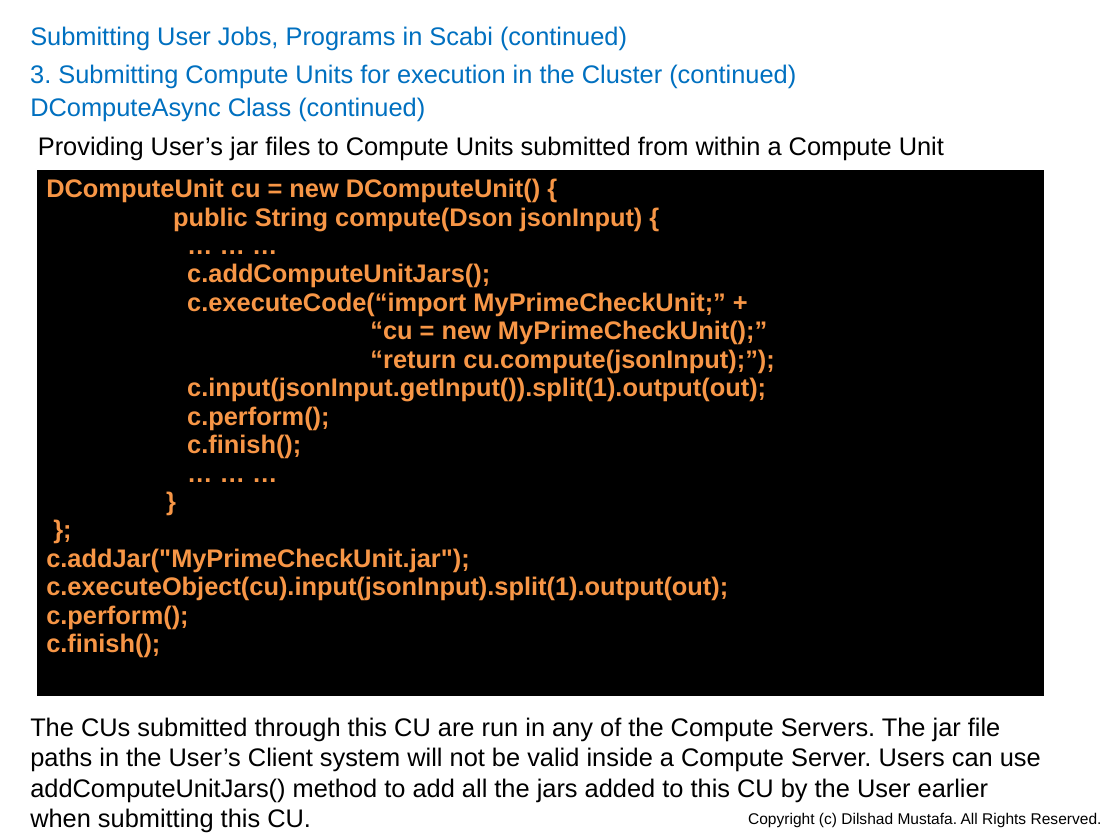
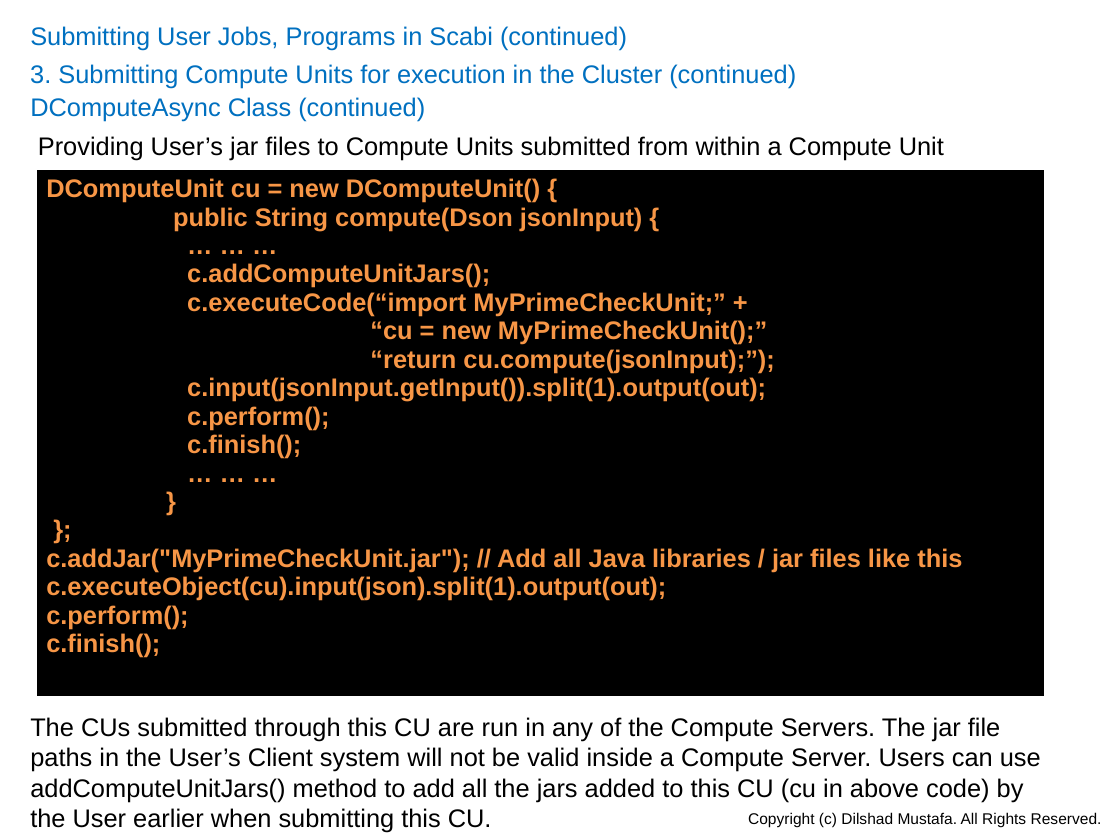
Before and after one commit to dilshadmustafa/scabi, a slide deck: slide 24 of Documentation/Scabi.pptx. Drawn at 1120x840 pixels with LibreOffice and Linux fonts; fonts in the diff are those of the drawing. Boxes give left, top, right and bottom in pixels: in the first picture for what was removed or moved away, otherwise in the second. Text is boxed around its words. In the diff, an @@ line names an element or a change of style, - is before the commit and + after.

```diff
--- a/Documentation/Scabi.pptx
+++ b/Documentation/Scabi.pptx
@@ table at [37, 170, 1045, 698] @@
@@ row 1, column 1: "DComputeUnit cu = new DComputeUnit() { / public String compute(Dson jsonInput) { / … … … / c.addComputeUnitJars(); / c.executeCode(“import MyPrimeCheckUnit;” + / “cu = new MyPrimeCheckUnit();” / “return cu.compute(jsonInput);”); / c.input(jsonInput.getInput()).split(1).output(out); / c.perform(); / c.finish(); / … … … / } / }; / c.addJar("MyPrimeCheckUnit.jar"); / c.executeObject(cu).input(jsonInput).split(1).output(out); / c.perform(); / c.finish();" to "DComputeUnit cu = new DComputeUnit() { / public String compute(Dson jsonInput) { / … … … / c.addComputeUnitJars(); / c.executeCode(“import MyPrimeCheckUnit;” + / “cu = new MyPrimeCheckUnit();” / “return cu.compute(jsonInput);”); / c.input(jsonInput.getInput()).split(1).output(out); / c.perform(); / c.finish(); / … … … / } / }; / c.addJar("MyPrimeCheckUnit.jar"); // Add all Java libraries / jar files like this / c.executeObject(cu).input(json).split(1).output(out); / c.perform(); / c.finish();" @@
@@ text at [30, 717, 1041, 833]: text changed @@
-The CUs submitted through this CU are run in any of the Compute Servers. The jar file paths in the User’s Client system will not be valid inside a Compute Server. Users can use addComputeUnitJars() method to add all the jars added to this CU by the User earlier when submitting this CU.
+The CUs submitted through this CU are run in any of the Compute Servers. The jar file paths in the User’s Client system will not be valid inside a Compute Server. Users can use addComputeUnitJars() method to add all the jars added to this CU (cu in above code) by the User earlier when submitting this CU.
```
Also in this commit, not shown: 36 other slides changed, 7 slides added.
